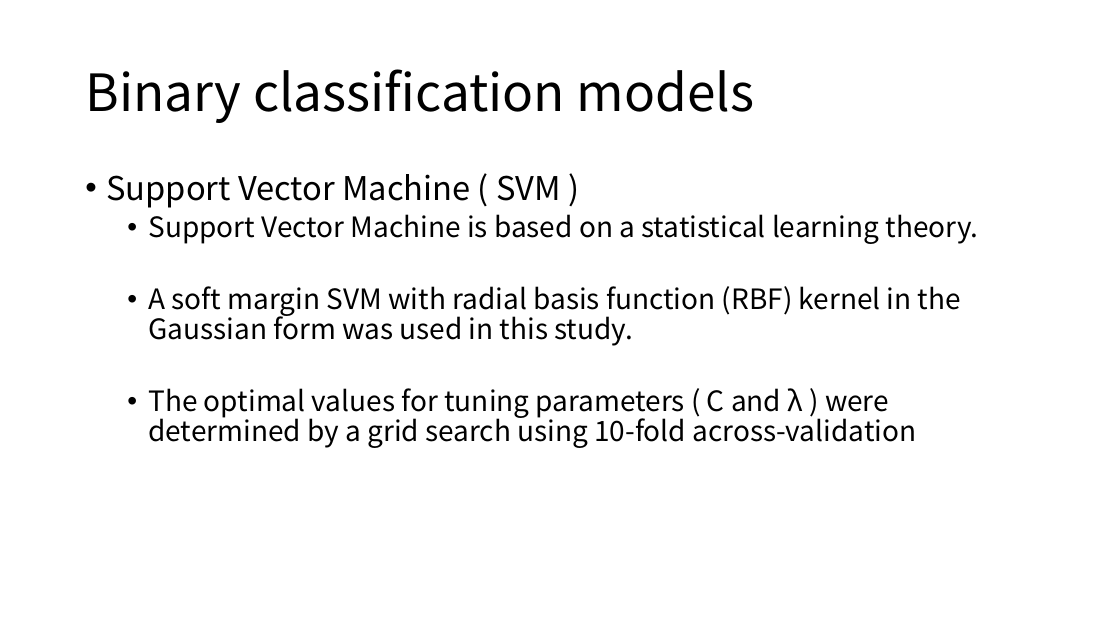
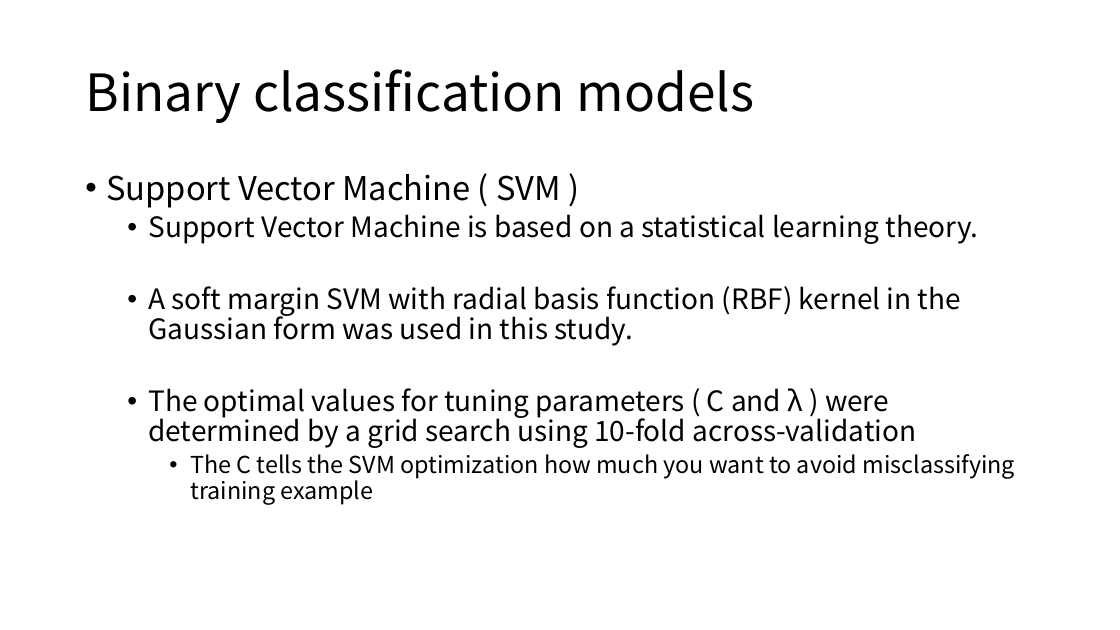
Before and after one commit to moklise/TIL, a slide deck: slide 17 of Review/BMCBioinfo_2016_Fu_predicting drug target using sementic network/Predicting drug target interactions using meta-path-based semantic network.pptx. Drawn at 1120x630 pixels with LibreOffice and Linux fonts; fonts in the diff are those of the drawing. Boxes give left, top, right and bottom in pixels: in the first picture for what was removed or moved away, otherwise in the second. Text is boxed around its words. In the diff, an @@ line names an element or a change of style, - is before the commit and + after.

```diff
--- a/Review/BMCBioinfo_2016_Fu_predicting drug target using sementic network/Predicting drug target interactions using meta-path-based semantic network.pptx
+++ b/Review/BMCBioinfo_2016_Fu_predicting drug target using sementic network/Predicting drug target interactions using meta-path-based semantic network.pptx
@@ text at bbox=[190, 454, 1015, 505]: paragraph added @@
+    • The C tells the SVM optimization how much you want to avoid misclassifying training example
```
Also in this commit, not shown: 7 other slides changed, 4 other files.
